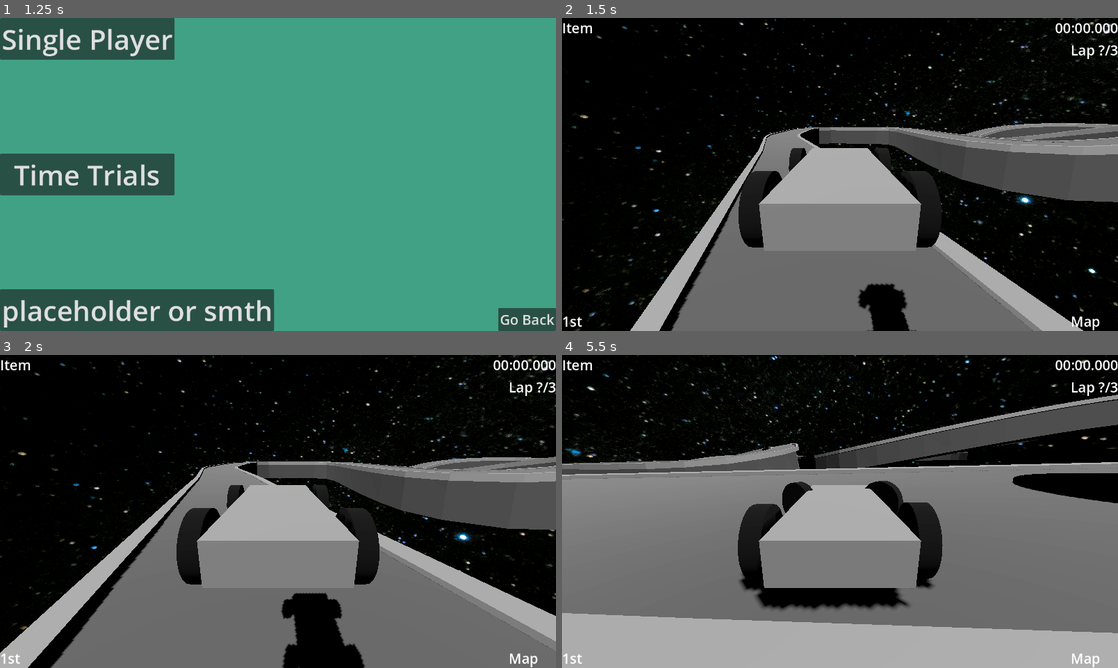
Above: before the commit, frames 1-4 (two rows, left to right).
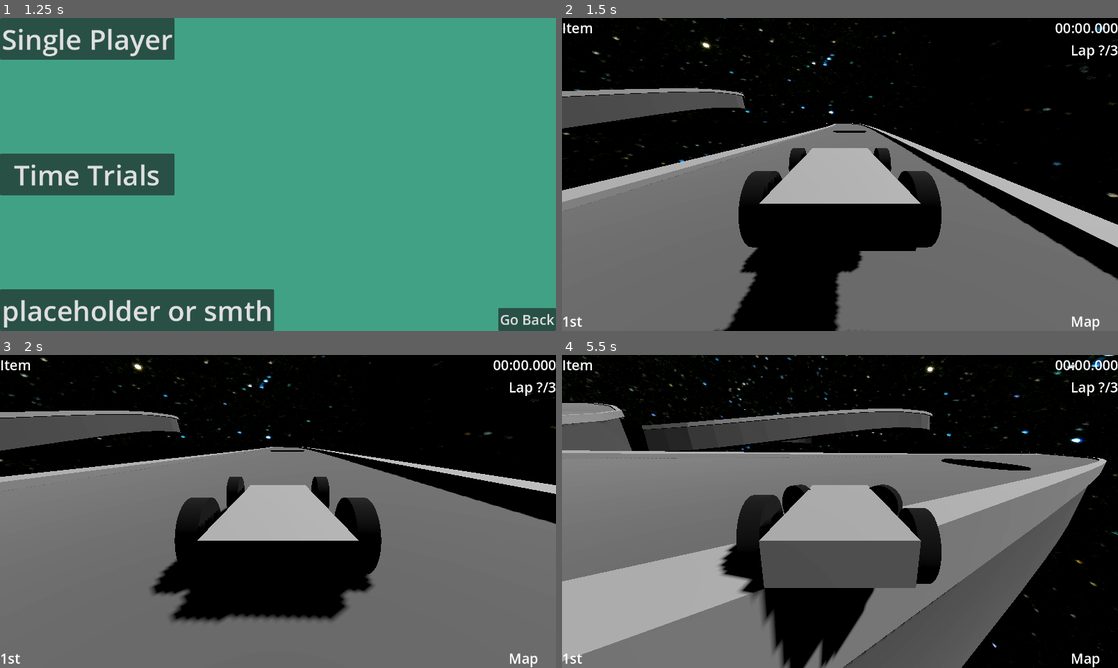
Above: after the commit, the same moments.

Repository: worcestertechnicalhighschool/kart-racer-origin
Game: Godot game, scene res://scenes/ui_scenes/title_screen.tscn
Two runs of this game, one before a commit and one after it. Both use one fixed random seed, a clock stepped at 60 frames per second and the inputs below.
Inputs:
- Up to frame 1 (1.25 s): click "Single Player" at 0.5 s
- Up to frame 2 (1.5 s): click "Single Player" at 1.25 s
- Up to frame 3 (2 s): no input
- Up to frame 4 (5.5 s): hold D (right) 2.03-2.78 s; hold Shift (drift) 2.03-2.78 s; hold S (backward) 2.78-3.53 s; tap Shift (drift) at 2.85, 4.35 s; hold D (right) 3.53-4.28 s; hold Shift (drift) 3.53-4.28 s; hold W (forward) 4.28-5.03 s; hold A (left) from 5.03 s (still down); hold Shift (drift) from 5.03 s (still down)

Frame 1 is identical in both runs. In frame 2, 47% of the frame differs, in the area x 0-100%, y 0-100%; in frame 3, 45%; in frame 4, 50%.

Commit message:
redid music folder

Diff:
--- a/scenes/map_scenes/curve_test.tscn
+++ b/scenes/map_scenes/curve_test.tscn
@@ -100,7 +100,7 @@
 shape = SubResource("WorldBoundaryShape3D_lac0i")
 
 [node name="Car" parent="." instance=ExtResource("1_rflty")]
-transform = Transform3D(1, 0, 0, 0, 1, 0, 0, 0, 1, 341.663, 25.3107, 238.765)
+transform = Transform3D(-0.933799, 0, -0.357798, 0, 1, 0, 0.357798, 0, -0.933799, 346.556, 19.2852, 253.088)
 mass = 100.0
 gravity_scale = 1.5
 
Renamed: assets/sounds/music/alden/sng_auto.mp3.import -> assets/sounds/music/alden/auto/sng_auto.mp3.import
Renamed: assets/sounds/music/alden/sng_manufacturing.mp3.import -> assets/sounds/music/alden/manufacturing/sng_manufacturing.mp3.import
Renamed: assets/sounds/music/alden/sng_manufacturing_alt.mp3.import -> assets/sounds/music/alden/manufacturing/sng_manufacturing_alt.mp3.import
Renamed: assets/sounds/music/alden/sng_welding.mp3.import -> assets/sounds/music/alden/welding/sng_welding.mp3.import
Renamed: assets/sounds/music/alden/sng_welding_alt.mp3.import -> assets/sounds/music/alden/welding/sng_welding_alt.mp3.import
Renamed: assets/sounds/music/allied/sng_biotech.mp3.import -> assets/sounds/music/allied/biotech/sng_biotech.mp3.import
Renamed: assets/sounds/music/allied/sng_biotech_alt.mp3.import -> assets/sounds/music/allied/biotech/sng_biotech_alt.mp3.import
Renamed: assets/sounds/music/allied/sng_enviornmental.mp3.import -> assets/sounds/music/allied/enviornmental/sng_enviornmental.mp3.import
Renamed: assets/sounds/music/coughlin/sng_hvac.mp3.import -> assets/sounds/music/coughlin/hvac/sng_hvac.mp3.import
Renamed: assets/sounds/music/coughlin/sng_hvac_alt.mp3.import -> assets/sounds/music/coughlin/hvac/sng_hvac_alt.mp3.import
Not shown, added: assets/sounds/music/coughlin/hvac/sng_hvac_alt_bbm.mp3.import
Renamed: assets/sounds/music/coughlin/sng_painting.mp3.import -> assets/sounds/music/coughlin/painting/sng_painting.mp3.import
(and 56 more such lines)
